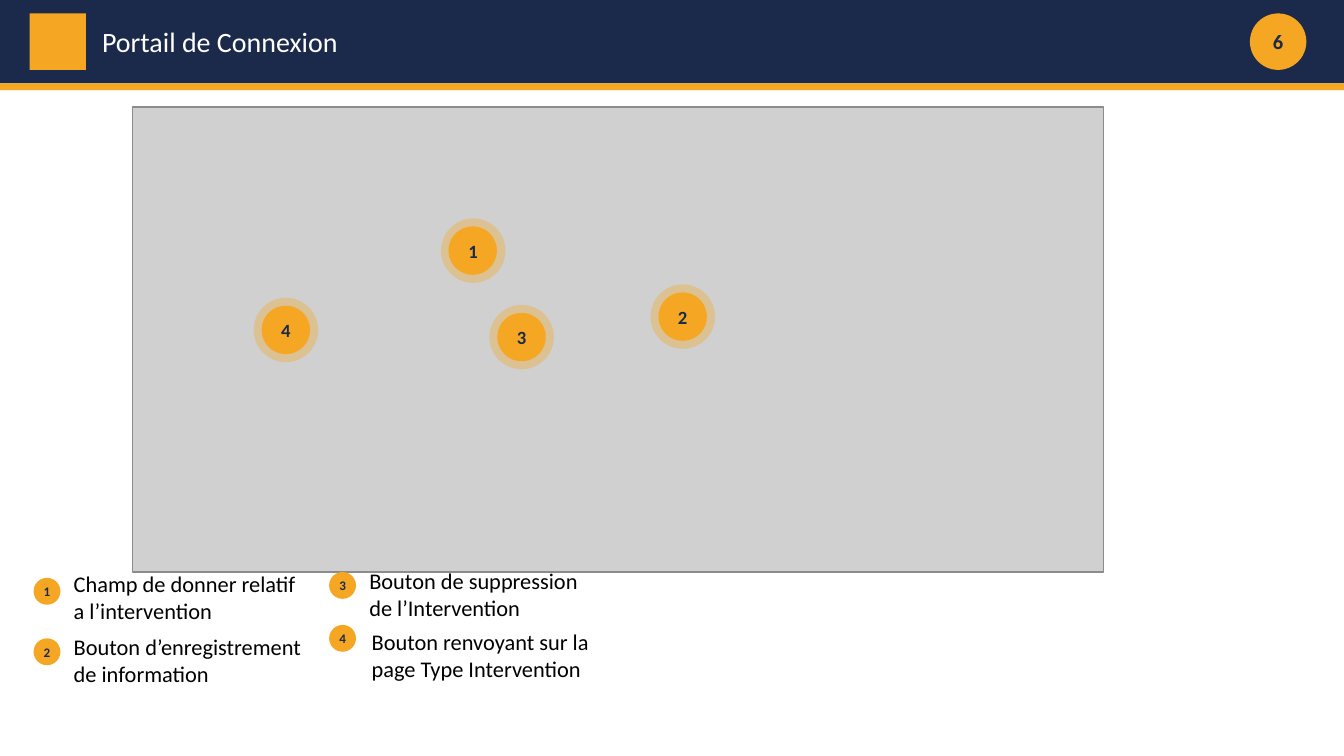
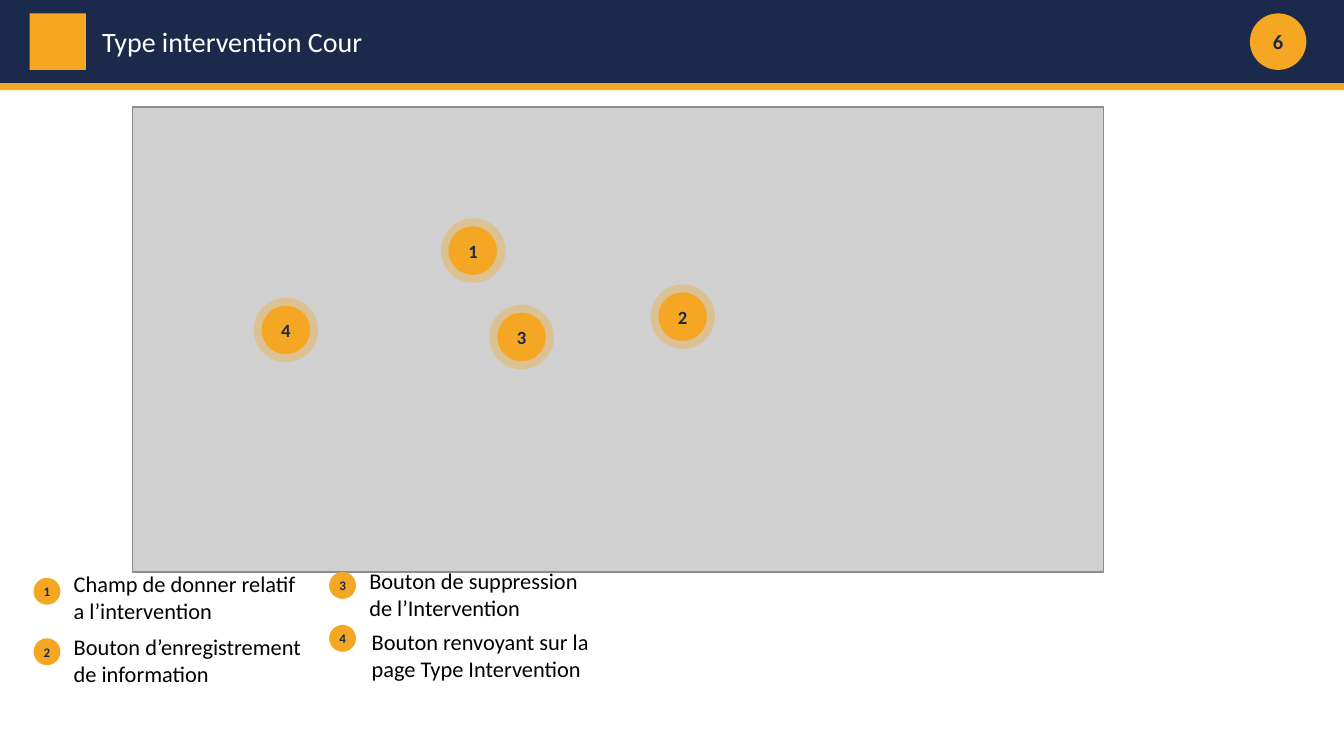
Before and after one commit to SlitherSwing/GestionPlanningLicence, a slide deck: slide 7 of DocumentationTechnique/Guide_Utilisateur.pptx. Drawn at 1344x756 pixels with LibreOffice and Linux fonts; fonts in the diff are those of the drawing; grey boxes stand for pictures. Boxes give left, top, right and bottom in pixels: in the first picture for what was removed or moved away, otherwise in the second. Text is boxed around its words. In the diff, an @@ line names an element or a change of style, - is before the commit and + after.

```diff
--- a/DocumentationTechnique/Guide_Utilisateur.pptx
+++ b/DocumentationTechnique/Guide_Utilisateur.pptx
@@ text at bbox=[102, 32, 362, 57]: text changed @@
-Portail de Connexion
+Type intervention Cour
```
Also in this commit, not shown: 1 other slide changed, 1 slide added.
